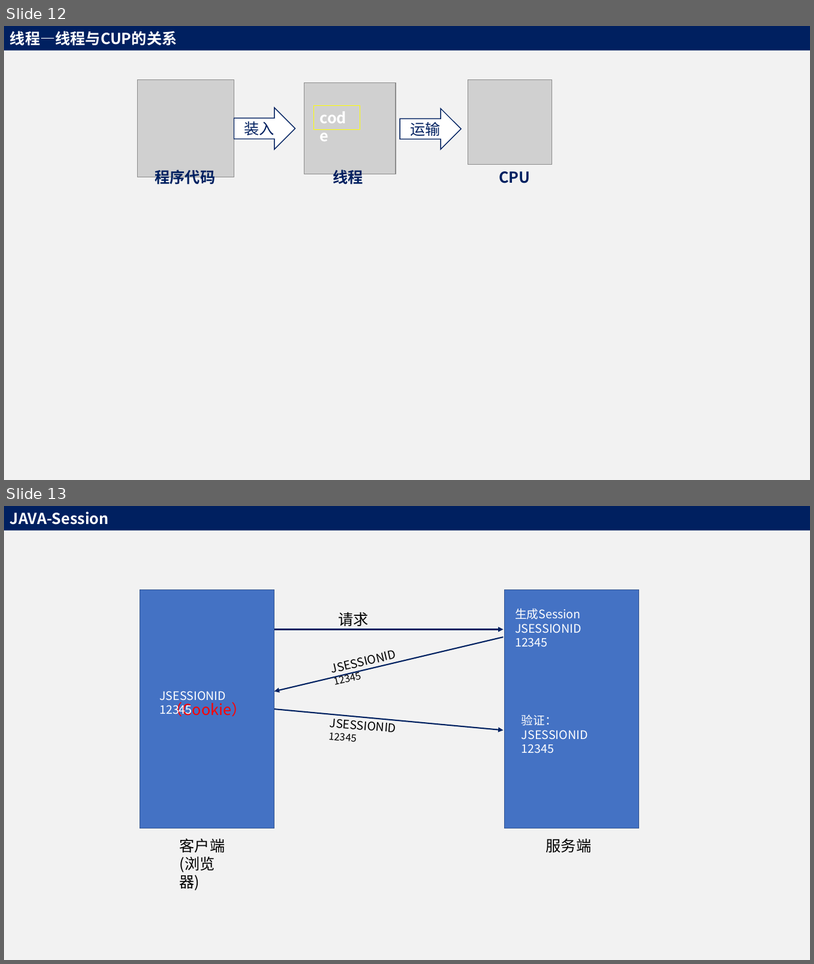
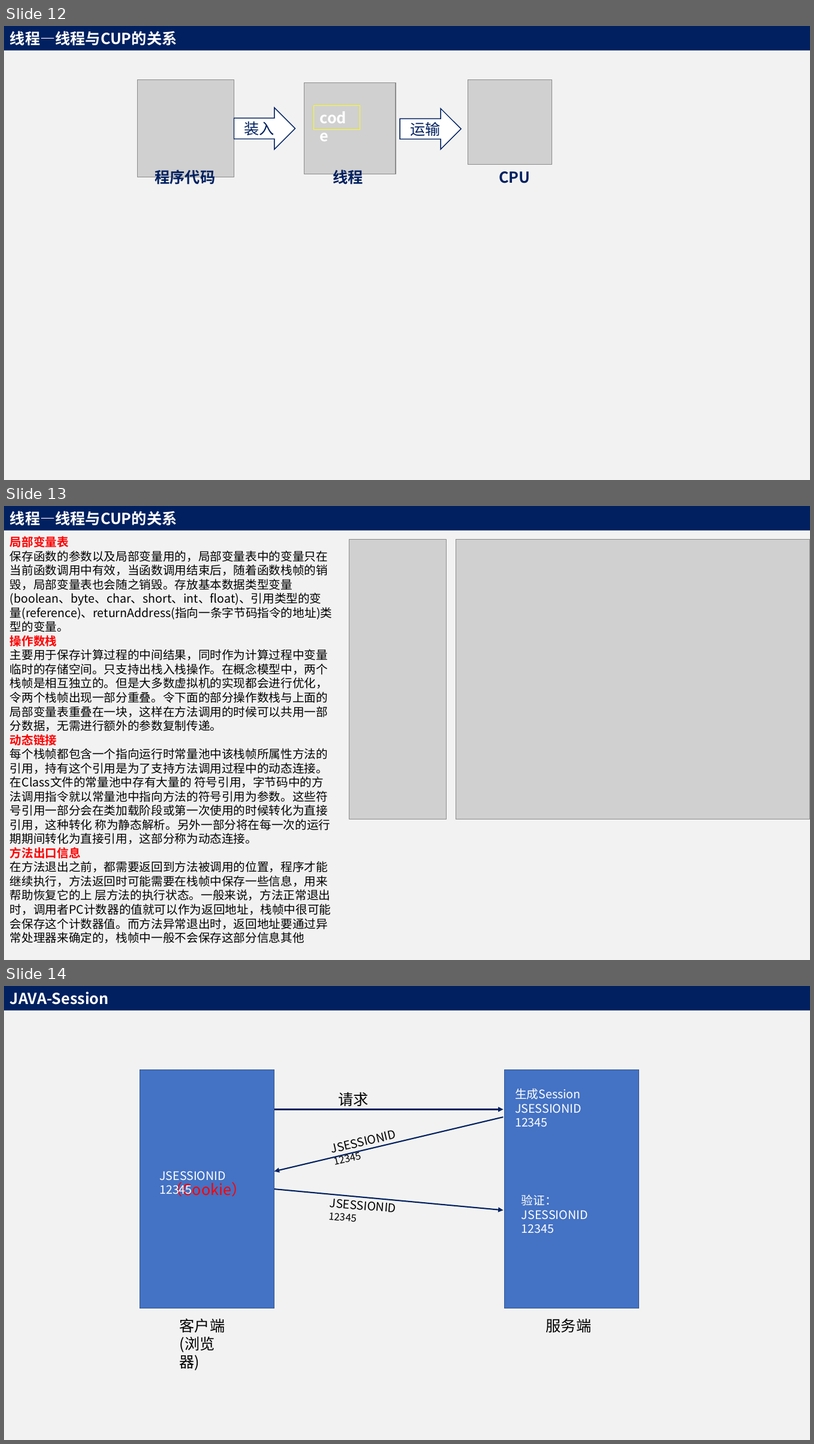
Before and after one commit to adwyxx/Node, a slide deck: Java.pptx. Shown one above the other, each under a label of ours: slides 12 and 13 before the commit, slides 12, 13 and 14 after it. The pictures are 814x964 and 814x1444 pixels, drawn with LibreOffice and Linux fonts; fonts in the diff are those of the drawing; grey boxes stand for pictures. Boxes give left, top, right and bottom in pixels: in the first picture for what was removed or moved away, otherwise in the second. Text is boxed around its words. In the diff, an @@ line names an element or a change of style, - is before the commit and + after.

```diff
--- a/Java.pptx
+++ b/Java.pptx
@@ slide 13 added at box(4, 506, 810, 960), background #F2F2F2 @@
@@ rectangle added at box(4, 506, 810, 530), fill #002060, 18 pt, text #FFFFFF, bold @@
+线程—线程与CUP的关系
@@ text added at box(10, 536, 332, 943), 14 pt, text #000000 @@
+局部变量表
+保存函数的参数以及局部变量用的，局部变量表中的变量只在当前函数调用中有效，当函数调用结束后，随着函数栈帧的销毁，局部变量表也会随之销毁。存放基本数据类型变量(boolean、byte、char、short、int、float)、引用类型的变量(reference)、returnAddress(指向一条字节码指令的地址)类型的变量。
+操作数栈
+主要用于保存计算过程的中间结果，同时作为计算过程中变量临时的存储空间。只支持出栈入栈操作。在概念模型中，两个栈帧是相互独立的。但是大多数虚拟机的实现都会进行优化，令两个栈帧出现一部分重叠。令下面的部分操作数栈与上面的局部变量表重叠在一块，这样在方法调用的时候可以共用一部分数据，无需进行额外的参数复制传递。
+动态链接
+每个栈帧都包含一个指向运行时常量池中该栈帧所属性方法的引用，持有这个引用是为了支持方法调用过程中的动态连接。在Class文件的常量池中存有大量的 符号引用，字节码中的方法调用指令就以常量池中指向方法的符号引用为参数。这些符号引用一部分会在类加载阶段或第一次使用的时候转化为直接引用，这种转化 称为静态解析。另外一部分将在每一次的运行期期间转化为直接引用，这部分称为动态连接。
+方法出口信息
+在方法退出之前，都需要返回到方法被调用的位置，程序才能继续执行，方法返回时可能需要在栈帧中保存一些信息，用来帮助恢复它的上 层方法的执行状态。一般来说，方法正常退出时，调用者PC计数器的值就可以作为返回地址，栈帧中很可能会保存这个计数器值。而方法异常退出时，返回地址要通过异常处理器来确定的，栈帧中一般不会保存这部分信息其他
@@ picture added at box(350, 539, 446, 819) @@
@@ picture added at box(456, 539, 810, 819) @@
@@ what was slide 13 is now slide 14 @@
```
Also in this commit, not shown: 1 other file.
